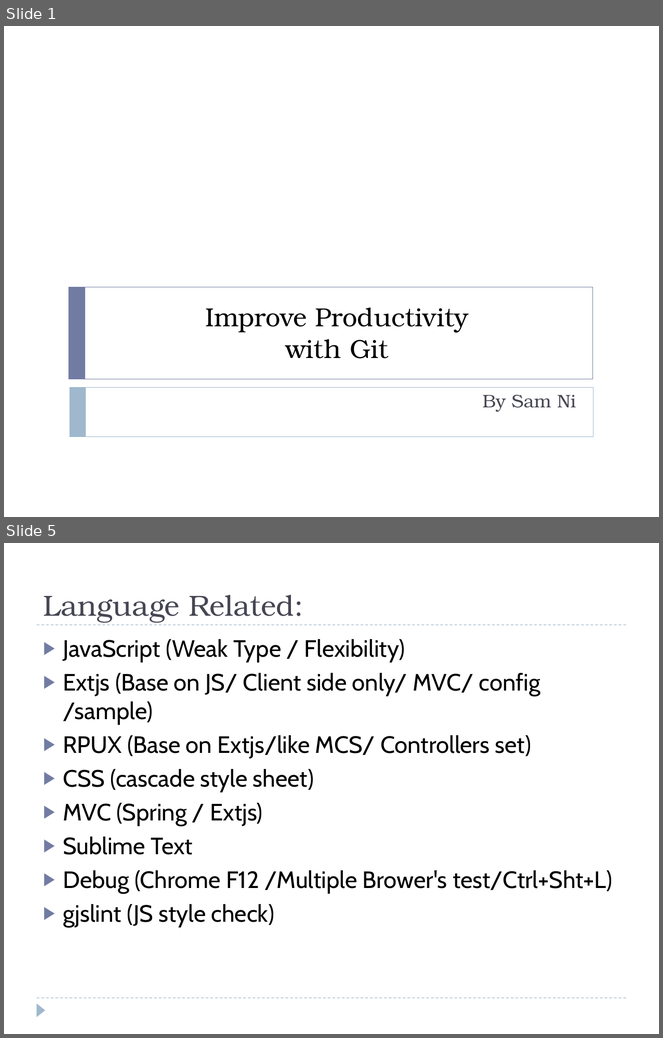
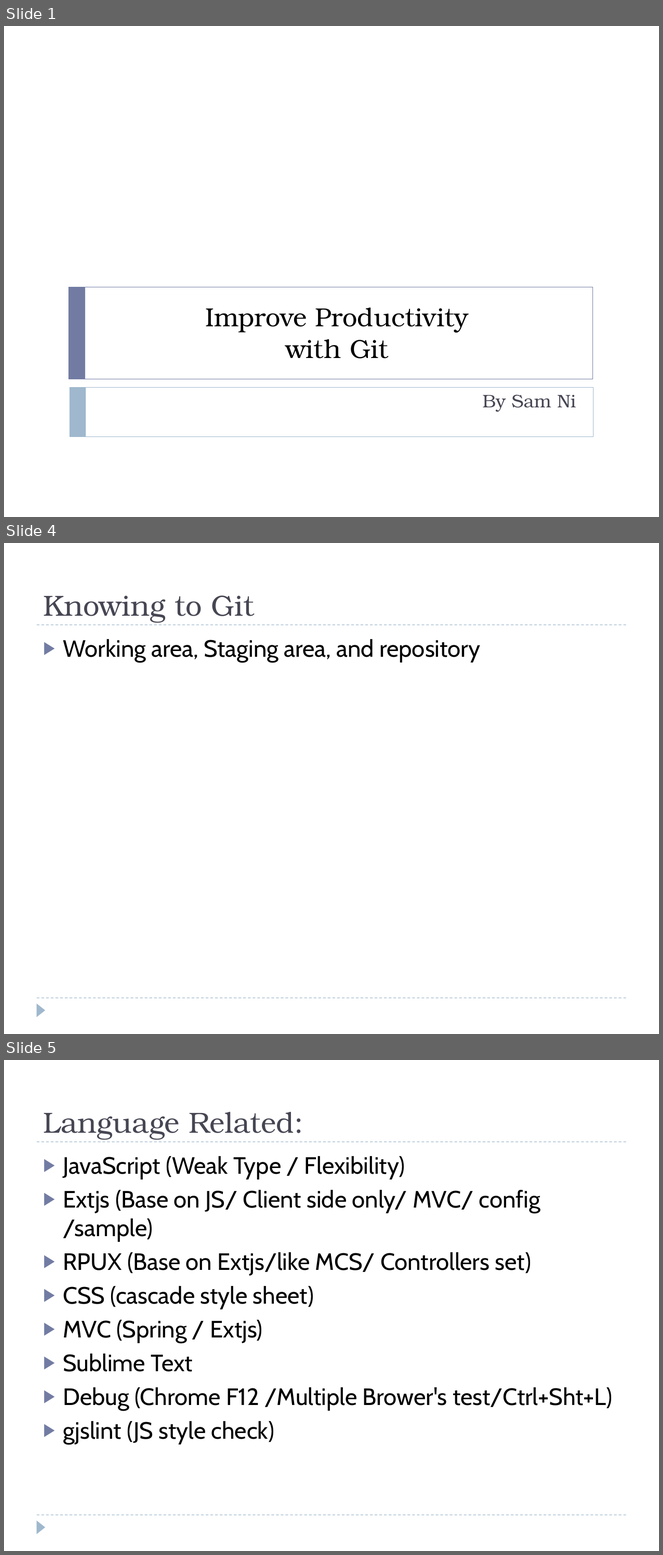
Before and after one commit to SamNiBoy/Trainning, a slide deck: Productivity_Git_Training.pptx. Shown one above the other, each under a label of ours: slides 1 and 5 before the commit, slides 1, 4 and 5 after it; the slides between them are not shown. The pictures are 663x1038 and 663x1555 pixels, drawn with LibreOffice and Linux fonts; fonts in the diff are those of the drawing. Boxes give left, top, right and bottom in pixels: in the first picture for what was removed or moved away, otherwise in the second. Text is boxed around its words. In the diff, an @@ line names an element or a change of style, - is before the commit and + after.

```diff
--- a/Productivity_Git_Training.pptx
+++ b/Productivity_Git_Training.pptx
@@ slide 4 added at (x1=4, y1=543, x2=659, y2=1034), background #FFFFFF; not listed: 3 template elements that a slide beside it also shows @@
@@ title added at (x1=43, y1=596, x2=255, y2=623), 32 pt, text #464653 @@
+Knowing to Git
@@ text added at (x1=63, y1=639, x2=480, y2=663), 26 pt, text #000000 @@
+▶ Working area, Staging area, and repository
```
Also in this commit, not shown: 1 slide changed, 1 other slide added, 13 slides removed.
